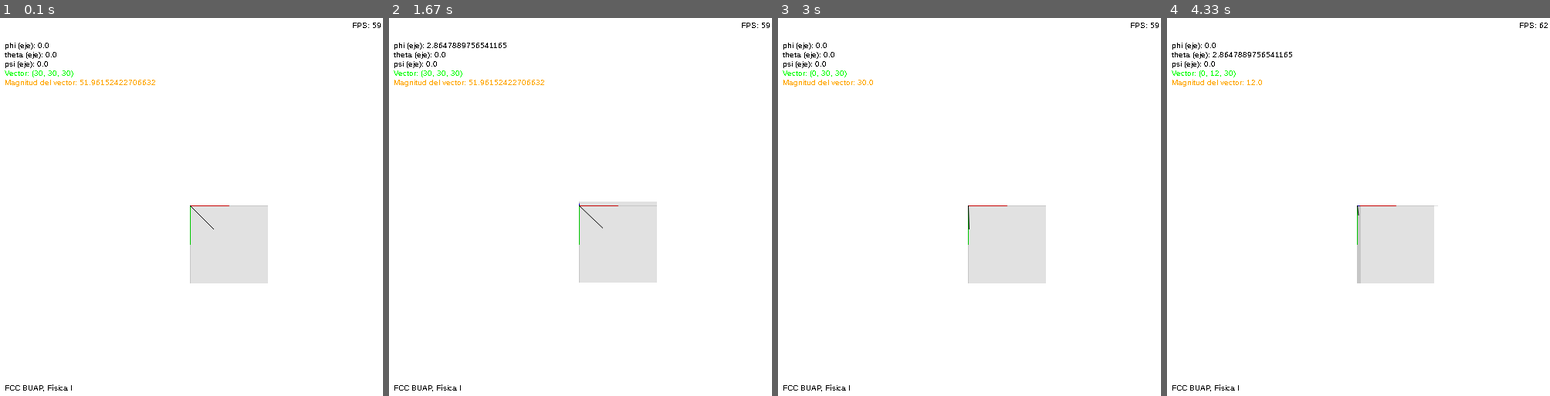
Above: before the commit, frames 1-4 (left to right).
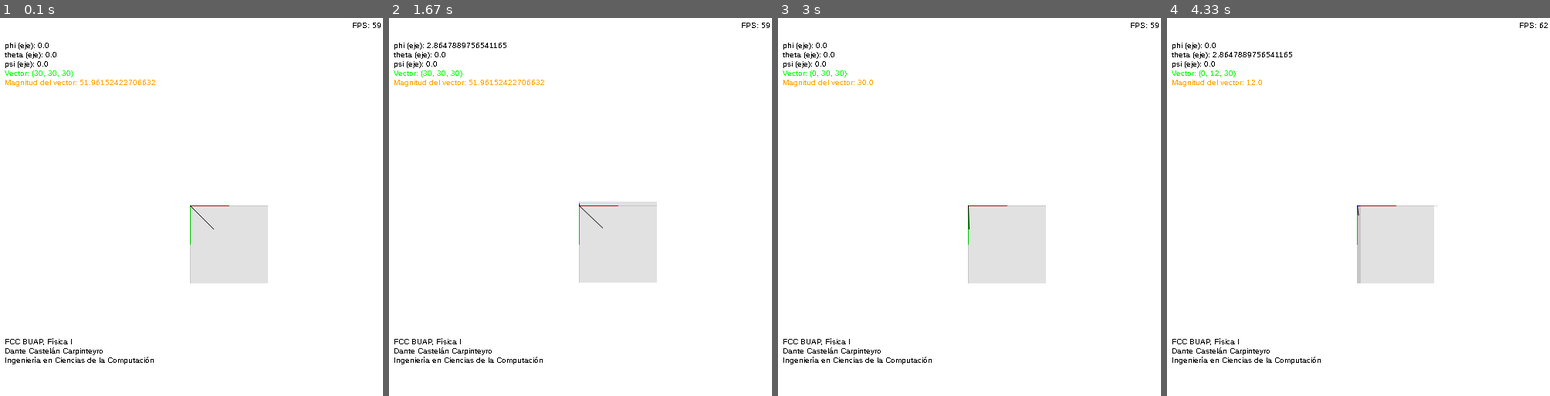
Above: after the commit, the same moments.

Repository: dantecc10/physics-coding
Game: pygame game, started from 3d-rotation-sample-adding-vector.py
Same seed, same stepped clock (60 frames per second), same inputs: the game is played once before the commit and once after it.
Inputs:
- Up to frame 1 (0.1 s): no input
- Up to frame 2 (1.67 s): tap D at 0.33 s
- Up to frame 3 (3 s): tap A at 1.67 s; hold Left from 2.5 s (still down)
- Up to frame 4 (4.33 s): release Left at 3.03 s; hold Down 3.07-3.37 s; hold Left 3.4-3.8 s; tap W at 4.23 s

The runs differ from the first frame. In frame 1, 0.4% of the frame differs, in the area x 1-41%, y 84-99%; in frame 2, 0.4%; in frame 3, 0.4%; in frame 4, 0.4%.

Commit message:
updating code

Diff:
--- a/3d-rotation-sample-adding-vector.py
+++ b/3d-rotation-sample-adding-vector.py
@@ -182,13 +182,17 @@
     txt8 = my_font.render('FCC BUAP, Física I', False, (0, 0, 0))
     txt9 = my_font.render('Vector: (' + str(vector[0]) + ', ' + str(vector[1]) + ', ' + str(vector[2]) + ')', False, ('green'))
     txt10 = my_font.render('Magnitud del vector: ' + str(np.sqrt(np.power(vector[0], 2) + np.power(vector[1], 2) + np.power(vector[0], 2))), False, ('orange'))
+    txt11 = my_font.render('Dante Castelán Carpinteyro', False, (0, 0, 0))
+    txt12 = my_font.render('Ingeniería en Ciencias de la Computación', False, (0, 0, 0))
 
     screen.blit(txt1, (10, 24))
     screen.blit(txt4, (10, 36))
     screen.blit(txt5, (10, 48))
     screen.blit(txt6, (10, 60))
     screen.blit(txt7, (460, 10))
-    screen.blit(txt8, (10, 480))
+    screen.blit(txt8, (10, 420))
+    screen.blit(txt11, (10, 432))
+    screen.blit(txt12, (10, 444))
     screen.blit(txt9, (10, 72))
     screen.blit(txt10, (10, 84))
 
